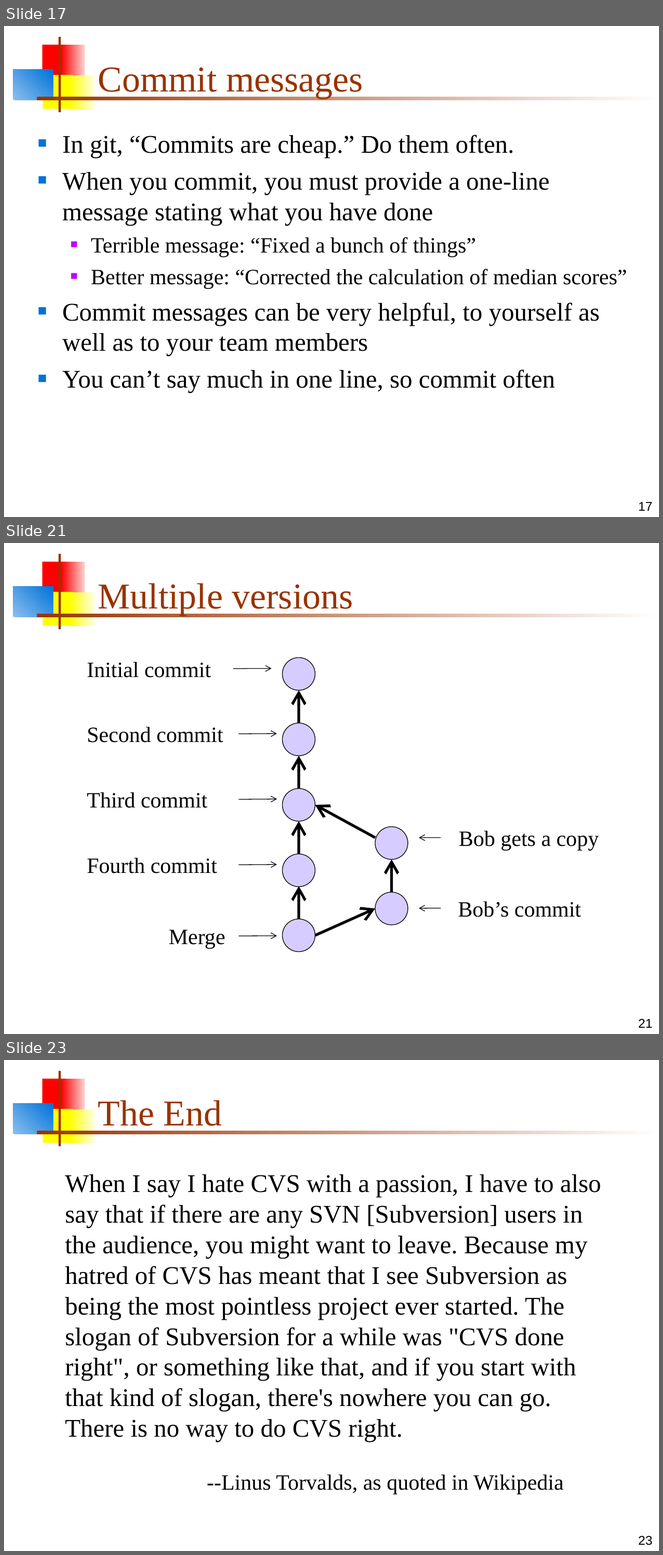
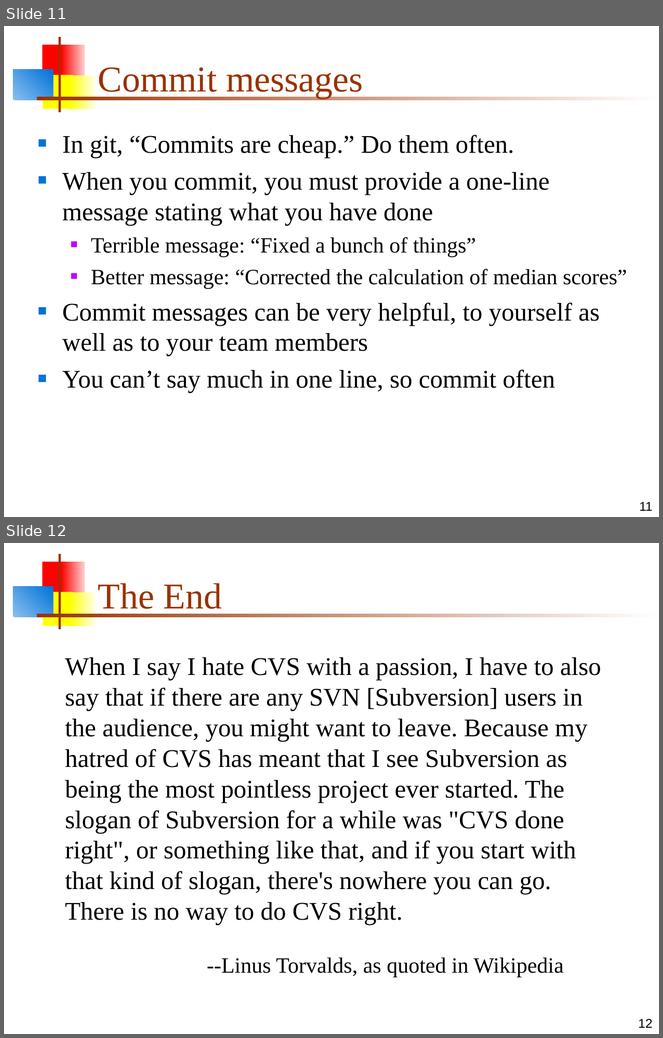
Before and after one commit to MarsUniversity/ECE382, a slide deck: source/lessons/lsn7/git.ppt. Shown one above the other, each under a label of ours: slides 17, 21 and 23 before the commit, slides 11 and 12 after it; the slides between them are not shown. The pictures are 663x1555 and 663x1038 pixels, drawn with LibreOffice and Linux fonts; fonts in the diff are those of the drawing. Boxes give left, top, right and bottom in pixels: in the first picture for what was removed or moved away, otherwise in the second. Text is boxed around its words. In the diff, an @@ line names an element or a change of style, - is before the commit and + after.

```diff
--- a/source/lessons/lsn7/git.ppt
+++ b/source/lessons/lsn7/git.ppt
@@ slide 21 removed at <box>4,543,659,1034</box>, background #FFFFFF; not listed: 7 template elements that a slide beside it also shows @@
@@ title removed at <box>98,583,353,615</box> @@
-Multiple versions
@@ text removed at <box>87,662,211,678</box> @@
-Initial commit
@@ ellipse removed at <box>283,657,315,691</box> @@
@@ arrow removed from (233, 669) to (271, 669) @@
@@ arrow removed from (299, 723) to (299, 691) @@
@@ text removed at <box>87,727,223,743</box> @@
-Second commit
@@ ellipse removed at <box>283,723,315,756</box> @@
@@ arrow removed from (239, 734) to (277, 734) @@
@@ arrow removed from (299, 788) to (299, 756) @@
@@ ellipse removed at <box>283,788,315,822</box> @@
@@ text removed at <box>87,793,207,808</box> @@
-Third commit
@@ arrow removed from (239, 799) to (277, 799) @@
@@ arrow removed from (375, 838) to (315, 805) @@
@@ arrow removed from (299, 854) to (299, 822) @@
@@ ellipse removed at <box>375,827,408,860</box> @@
@@ arrow removed from (441, 838) to (419, 838) @@
@@ text removed at <box>459,831,599,851</box> @@
-Bob gets a copy
@@ ellipse removed at <box>283,854,315,887</box> @@
@@ text removed at <box>87,858,217,874</box> @@
-Fourth commit
@@ arrow removed from (239, 865) to (277, 865) @@
@@ arrow removed from (392, 892) to (392, 860) @@
@@ arrow removed from (299, 919) to (299, 886) @@
@@ ellipse removed at <box>375,892,408,925</box> @@
@@ arrow removed from (315, 936) to (375, 909) @@
@@ arrow removed from (441, 909) to (419, 909) @@
@@ text removed at <box>458,902,581,917</box> @@
-Bob’s commit
@@ text removed at <box>169,930,226,949</box> @@
-Merge
@@ ellipse removed at <box>283,919,315,952</box> @@
@@ arrow removed from (239, 936) to (277, 936) @@
@@ page number removed at <box>638,1019,652,1028</box> @@
-21
@@ what was slide 17 is now slide 11 @@
@@ page number at <box>639,502,652,511</box>: text changed @@
-17
+11
@@ what was slide 23 is now slide 12 @@
@@ page number at <box>638,1019,652,1028</box>: text changed @@
-23
+12
```
Also in this commit, not shown: 6 slides changed, 10 other slides removed, 3 other files.
